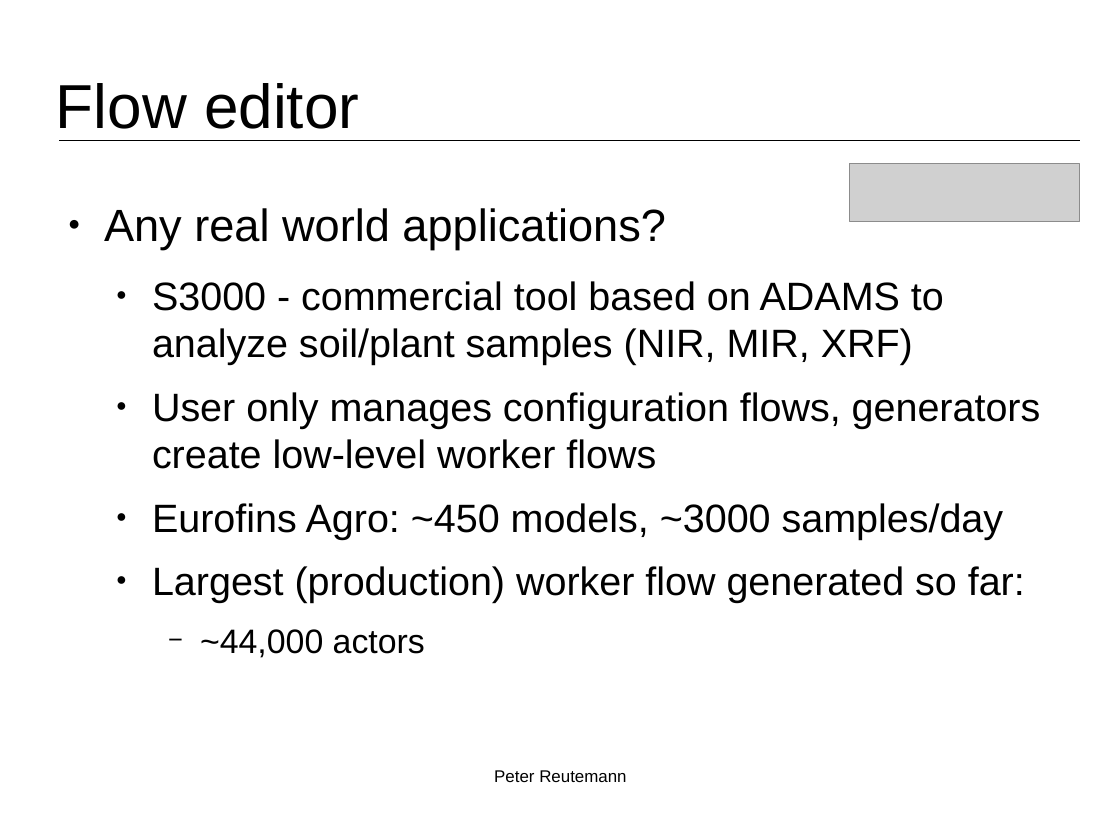
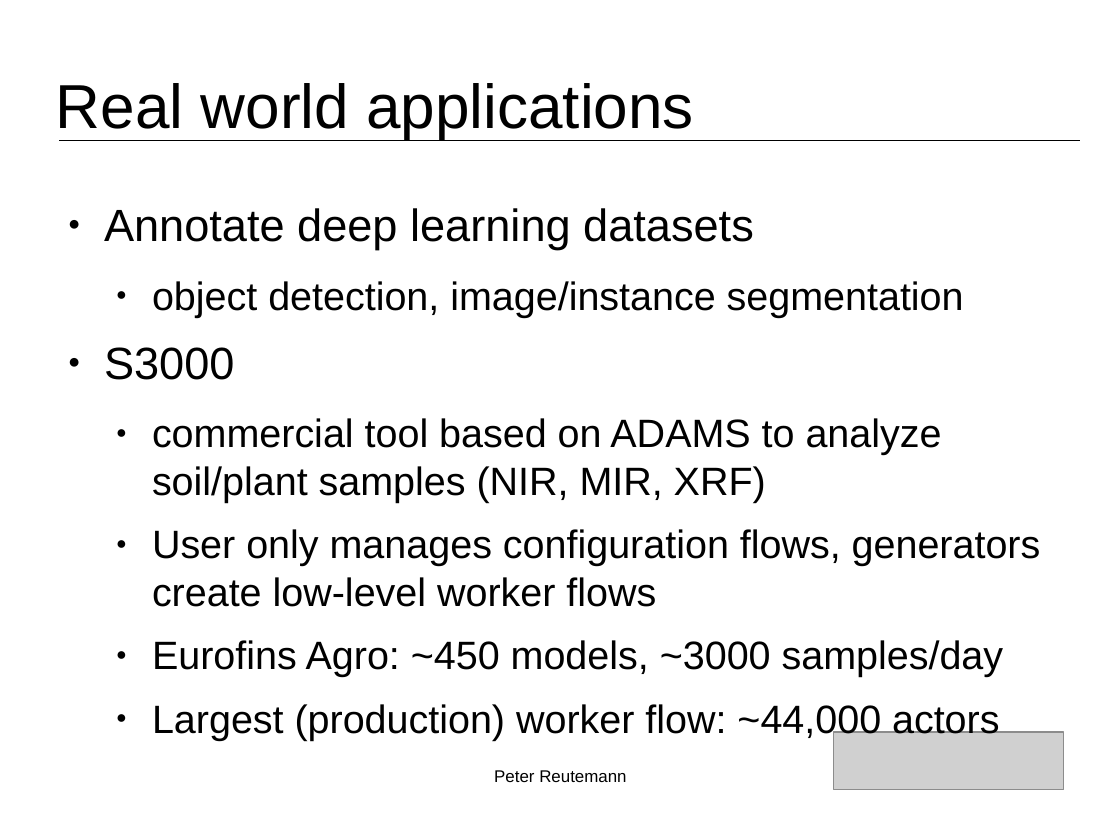
Before and after one commit to fracpete/weka-user-conference-2021, a slide deck: slide 9 of adams/adams.odp. Drawn at 1120x840 pixels with LibreOffice and Linux fonts; fonts in the diff are those of the drawing; grey boxes stand for pictures; background and template pictures are left out. Boxes give left, top, right and bottom in pixels: in the first picture for what was removed or moved away, otherwise in the second. Text is boxed around its words. In the diff, an @@ line names an element or a change of style, - is before the commit and + after.

```diff
--- a/adams/adams.odp
+++ b/adams/adams.odp
@@ title at (56,83,694,139): text changed @@
-Flow editor
+Real world applications
@@ text at (104,208,964,503): text changed @@
-● Any real world applications?
-  ● S3000 - commercial tool based on ADAMS to analyze soil/plant samples (NIR, MIR, XRF)
+● Annotate deep learning datasets
+  ● object detection, image/instance segmentation
+● S3000
+  ● commercial tool based on ADAMS to analyze soil/plant samples (NIR, MIR, XRF)
@@ text at (152,704,999,740): text changed @@
-  ● Largest (production) worker flow generated so far:
-    − ~44,000 actors
+  ● Largest (production) worker flow: ~44,000 actors
@@ picture: place and size @@
-picture at (851,164,1080,222)
+picture at (834,732,1064,790)
```
Also in this commit, not shown: 1 other file.
